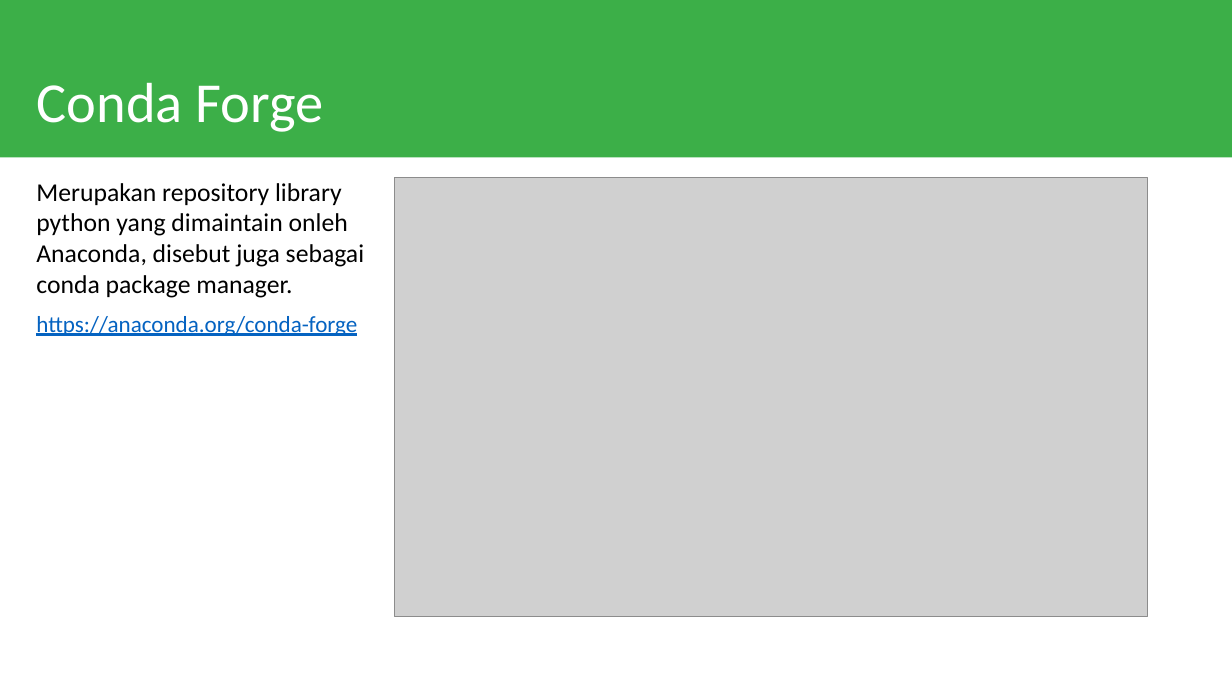
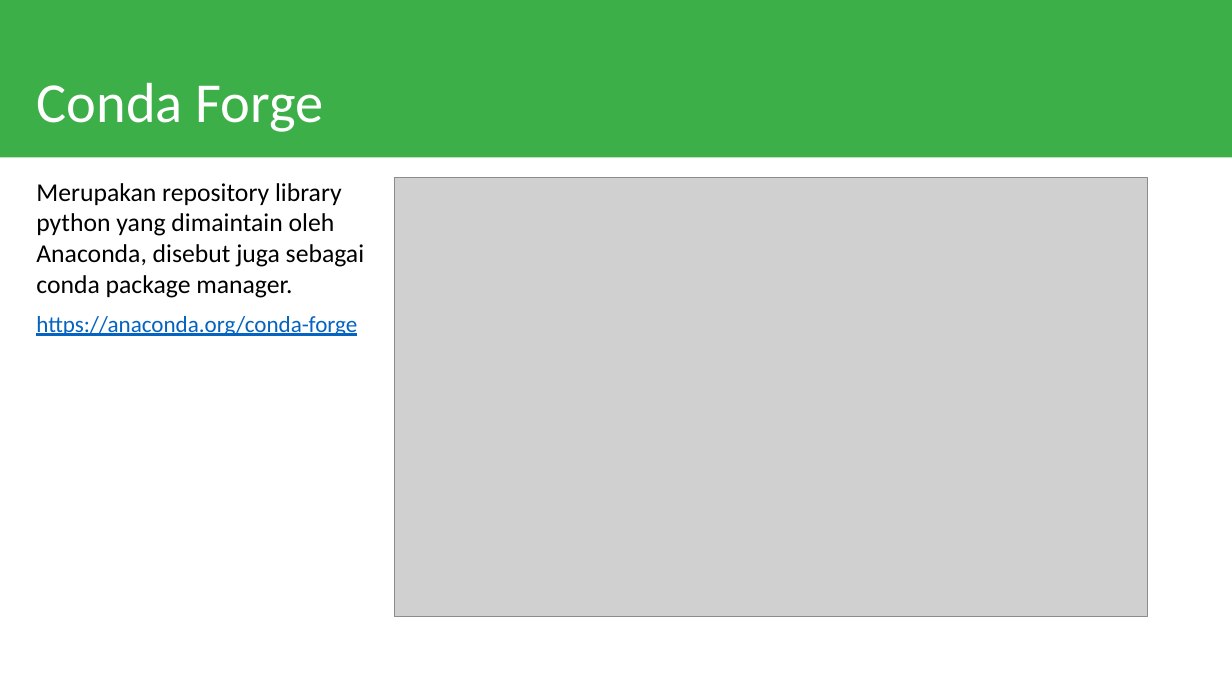
Before and after one commit to Muhammad-Yunus/Object-Detection-Yolo-OpenCV-Learn, a slide deck: slide 4 of Pengenalan Anaconda Dan VS Code Jupyter Notebook.pptx. Drawn at 1232x693 pixels with LibreOffice and Linux fonts; fonts in the diff are those of the drawing; grey boxes stand for pictures. Boxes give left, top, right and bottom in pixels: in the first picture for what was removed or moved away, otherwise in the second. Text is boxed around its words. In the diff, an @@ line names an element or a change of style, - is before the commit and + after.

```diff
--- a/Pengenalan Anaconda Dan VS Code Jupyter Notebook.pptx
+++ b/Pengenalan Anaconda Dan VS Code Jupyter Notebook.pptx
@@ text at <box>36,183,364,298</box>: text changed @@
-Merupakan repository library python yang dimaintain onleh Anaconda, disebut juga sebagai conda package manager.
+Merupakan repository library python yang dimaintain oleh Anaconda, disebut juga sebagai conda package manager.
```
